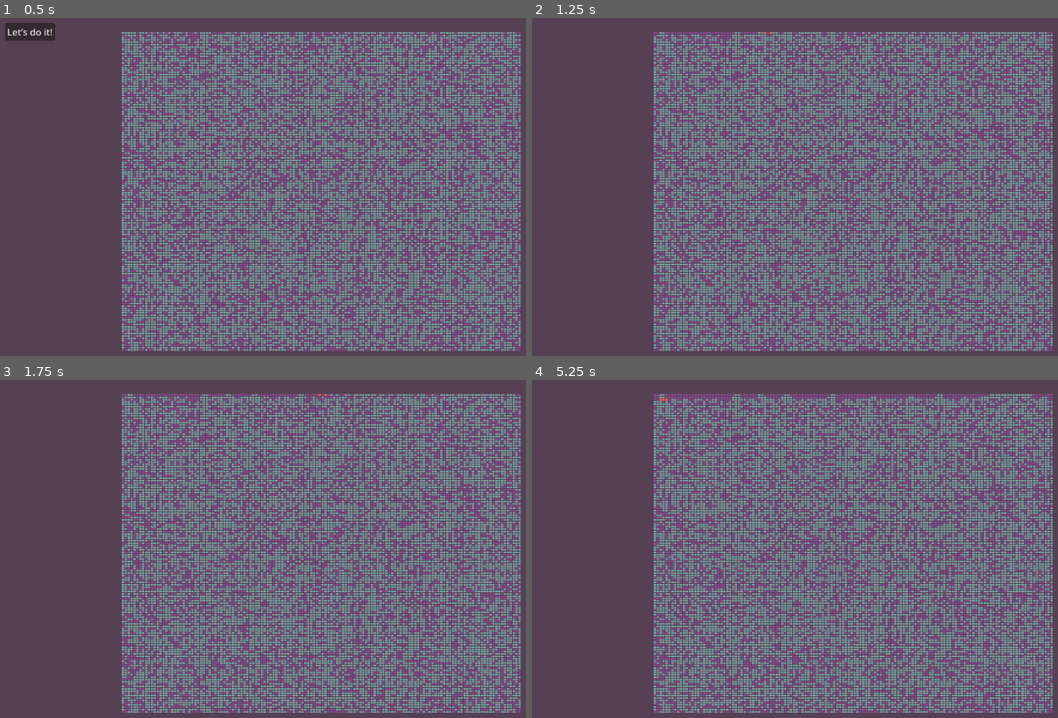
Above: before the commit, frames 1-4 (two rows, left to right).
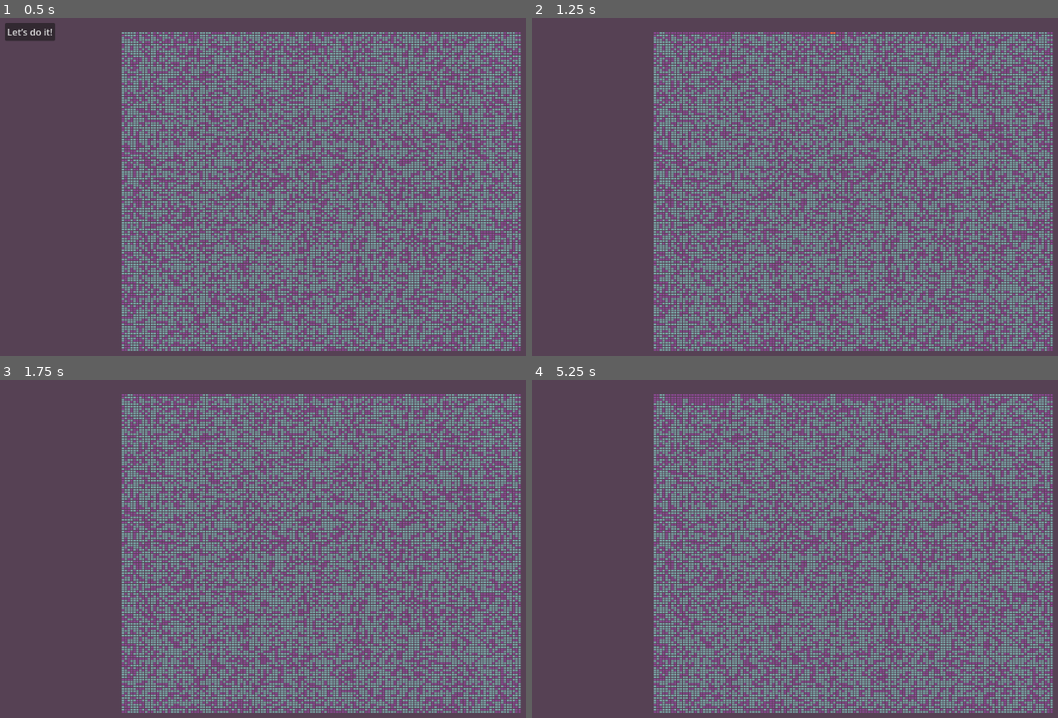
Above: after the commit, the same moments.

Repository: ehj37/Advent-of-Code-2025
Game: Godot game, scene res://day4/visualization/day4_visualization.tscn
Same seed, same stepped clock (60 frames per second), same inputs: the game is played once before the commit and once after it. This scene is started directly instead of the project's main scene.
Inputs:
- Up to frame 1 (0.5 s): no input
- Up to frame 2 (1.25 s): click "Let’s do it!" at 0.5 s
- Up to frame 3 (1.75 s): tap Enter at 1.25 s
- Up to frame 4 (5.25 s): tap Space at 2, 3.5 s; tap Enter at 2.75, 5 s

Frame 1 is identical in both runs. In frame 2, less than 0.1% of the frame differs, in the area x 44-59%, y 4-5%; in frame 3, less than 0.1%; in frame 4, 0.2%, in the area x 23-96%, y 5-7%.

Commit message:
Minor visualization tweaks

Diff:
--- a/advent-of-code-2025/day4/visualization/day4_visualization.gd
+++ b/advent-of-code-2025/day4/visualization/day4_visualization.gd
@@ -70,17 +70,13 @@
 const EMPTY_COLOR := Color("#88498F")
 const HIGHLIGHT_COLOR := Color("FF6542")
 
-const CELL_VALUE_TO_COLOR := {
-	Cell.Value.PAPER: PAPER_COLOR,
-	Cell.Value.EMPTY: EMPTY_COLOR
-}
+const CELL_VALUE_TO_COLOR := {Cell.Value.PAPER: PAPER_COLOR, Cell.Value.EMPTY: EMPTY_COLOR}
 
 var _grid: Grid
 var _visualization_rows: Array
 var _attempt_to_remove := false
 var _paper_removed_in_current_iteration := false
 var _current_cell: Cell
-
 
 @onready var rows_container: VBoxContainer = $RowsContainer
 @onready var button: Button = $Button
@@ -163,20 +159,28 @@
 			_paper_removed_in_current_iteration = true
 
 	var updated_visualization_color = CELL_VALUE_TO_COLOR[_current_cell.value]
-	get_tree().create_timer(0.05).timeout.connect(func(): visualization_cell.color = updated_visualization_color)
+	get_tree().create_timer(0.05).timeout.connect(
+		func(): visualization_cell.color = updated_visualization_color
+	)
 
-	if _current_cell.x < _grid.row_length() - 1:
-		_current_cell = _grid.rows[_current_cell.y][_current_cell.x + 1]
-		return
+	var next_cell: Cell = _current_cell
+	while next_cell == _current_cell || next_cell.value != Cell.Value.PAPER:
+		if next_cell.x < _grid.row_length() - 1:
+			next_cell = _grid.rows[next_cell.y][next_cell.x + 1]
+			continue
 
-	if _current_cell.y < _grid.num_rows() - 1:
-		_current_cell = _grid.rows[_current_cell.y + 1][0]
-		return
+		if next_cell.y < _grid.num_rows() - 1:
+			next_cell = _grid.rows[next_cell.y + 1][0]
+			continue
 
-	if !_paper_removed_in_current_iteration:
-		_attempt_to_remove = false
-	else:
-		_current_cell = _grid.cells[0][0]
+		if !_paper_removed_in_current_iteration:
+			_attempt_to_remove = false
+			return
+
+		next_cell = _grid.rows[0][0]
+		_paper_removed_in_current_iteration = false
+
+	_current_cell = next_cell
 
 
 func _get_visualization_cell(cell: Cell) -> ColorRect:
